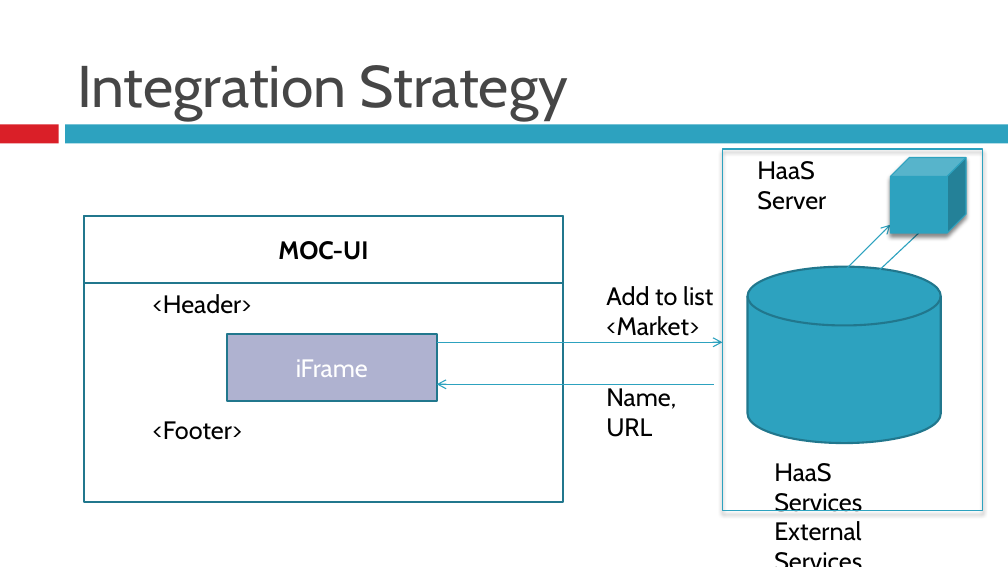
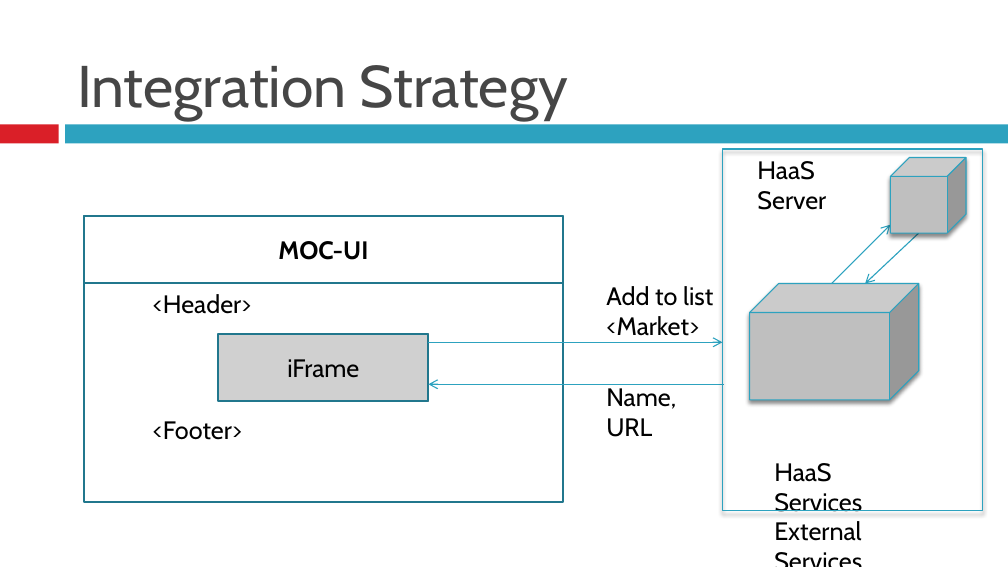
Before and after one commit to BU-EC500-SP15/moc-gui-plugins, a slide deck: slide 3 of MOCUIPlugin-Demo2.pptx. Drawn at 1008x567 pixels with LibreOffice and Linux fonts; fonts in the diff are those of the drawing; grey boxes stand for pictures. Boxes give left, top, right and bottom in pixels: in the first picture for what was removed or moved away, otherwise in the second. Text is boxed around its words. In the diff, an @@ line names an element or a change of style, - is before the commit and + after.

```diff
--- a/MOCUIPlugin-Demo2.pptx
+++ b/MOCUIPlugin-Demo2.pptx
@@ cube at box(890, 157, 966, 233): fill #2DA2BF to #BFBFBF @@
@@ cylinder removed at box(748, 267, 941, 444) @@
@@ cube added at box(750, 283, 919, 399), fill #BFBFBF, outline #2DA2BF 0.79 pt @@
@@ rectangle "iFrame": place and size @@
-rectangle "iFrame" at box(227, 334, 436, 401)
+rectangle "iFrame" at box(219, 334, 428, 401)
@@ rectangle "iFrame" at box(219, 334, 428, 401): text colour #FFFFFF to #000000; fill #AFB2D0 to none @@
@@ picture added at box(219, 334, 428, 401) @@
@@ arrow moved from (436, 343) - (723, 343) to (428, 343) - (723, 343) @@
@@ arrow moved from (714, 384) - (436, 384) to (724, 384) - (428, 384) @@
```
Also in this commit, not shown: 1 other slide changed.
